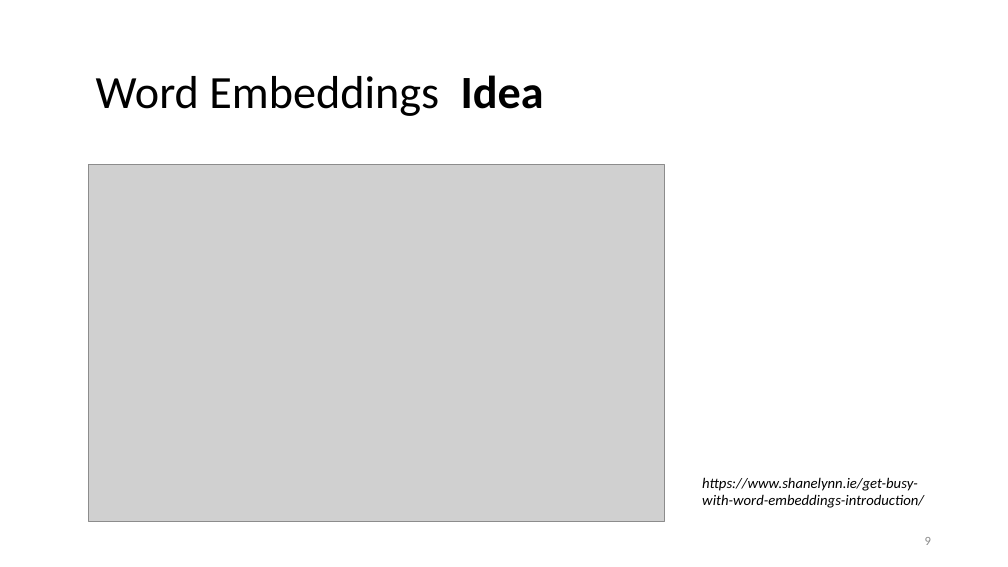
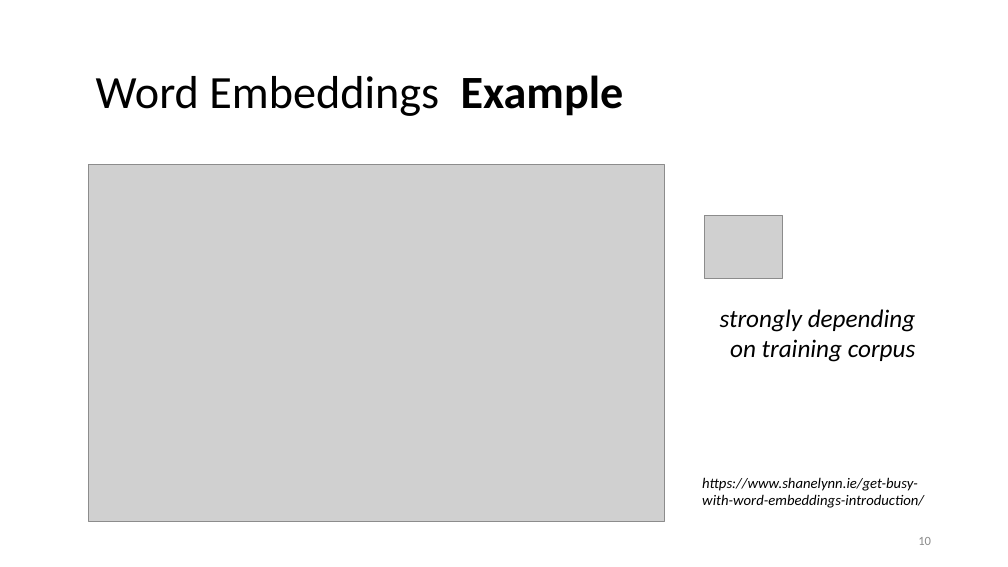
Before and after one commit to lisa-wm/consulting, a slide deck: slide 10 of 5_seminar/Contents_Part_02/slides/slides_II_3.pptx (slide 9 before the commit). Drawn at 1008x567 pixels with LibreOffice and Linux fonts; fonts in the diff are those of the drawing; grey boxes stand for pictures. Boxes give left, top, right and bottom in pixels: in the first picture for what was removed or moved away, otherwise in the second. Text is boxed around its words. In the diff, an @@ line names an element or a change of style, - is before the commit and + after.

Commit message:
finished slides on embeddings and fixed bug in emb code

```diff
--- a/5_seminar/Contents_Part_02/slides/slides_II_3.pptx
+++ b/5_seminar/Contents_Part_02/slides/slides_II_3.pptx
@@ title at [96,75,624,116]: text changed @@
-Word Embeddings Idea
+Word Embeddings Example
@@ picture added at [705,216,783,278] @@
@@ text added at [720,309,916,362], 24 pt, text #000000, italic @@
+strongly depending on training corpus
@@ page number at [918,537,931,545]: text changed @@
-9
+10
```
Also in this commit, not shown: 3 other slides changed, 4 slides added, 5 other files.
